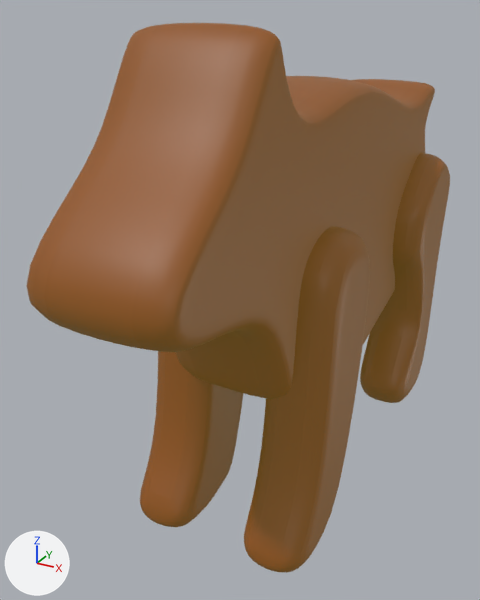
Two versions of the FBX model Assets/Models/cow.fbx, one commit apart.
Before and after are seen from a 50 mm lens placed at (0.326, -0.793, 0.643), pointed at (-0.048, -0.114, 0.304). Arrows for +X, +Y and +Z are at lower left; the lights stay in place. Where no turn or scale is listed for an object, it has been applied to the vertices.

The first picture shows 'CowLegsFront', 'CowLegsRear', 'WoodenToyCow'.
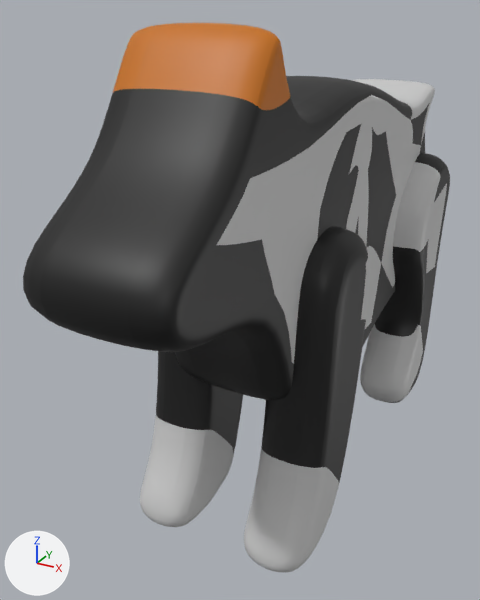
The edits, one by one:
me_plane_022 is used by ob_woodentoycow; location (0.0, 0.0, 0.0).
me_plane_022 had 2234 vertices, 2232 faces and spanned x -0.074..0.076, y -0.447..0.306, z 0.187..0.632.
me_plane_022 now has 3618 vertices, 3616 faces and spans x -0.074..0.076, y -0.451..0.306, z 0.185..0.632.
me_plane_022 part 1: 834 vertices moved from x -0.074..0.076, y -0.447..0.286, z 0.187..0.554 to x -0.074..0.076, y -0.451..0.287, z 0.209..0.555; 345 vertices removed from x -0.074..0.076, y -0.414..0.219, z 0.187..0.516; 1729 vertices added at x -0.074..0.076, y -0.433..0.211, z 0.185..0.548.
me_plane_022 part 2: 1694 kept faces spanning x -0.074..0.076, y -0.451..0.306, z 0.209..0.632 get new texture (UV) coordinates.
me_plane_024 has 1956 vertices, 1952 faces and spans x -0.115..0.115, y -0.279..-0.073, z 0.04..0.425.
me_plane_024 is used by ob_cowlegsfront; location (0.0, 0.0, 0.0).
me_plane_024 part 4: texture (UV) coordinates of 1952 of 1952 faces, centred in x -0.115..0.115, y -0.279..-0.074, z 0.041..0.425, changed; they spanned u 0.0..0.0, v 0.0..0.0 and now span u 0.03..0.28, v 0.87..0.88.
me_plane_023 has 2804 vertices, 2800 faces and spans x -0.117..0.117, y 0.119..0.306, z 0.039..0.441.
me_plane_023 is used by ob_cowlegsrear; location (0.0, 0.0, 0.0).
me_plane_023 part 3: texture (UV) coordinates of 2800 of 2800 faces, centred in x -0.117..0.117, y 0.119..0.305, z 0.039..0.441, changed; they spanned u 0.0..0.0, v 0.0..0.0 and now span u 0.03..0.28, v 0.87..0.88.

What differs and where, as boxes [x1, y1, x2, y2] in the pictures (480 x 600 px):
'WoodenToyCow', reshaped: before [26, 23, 435, 399]; after [23, 23, 435, 400]
part 1 of me_plane_022, built on: before [41, 111, 426, 365]; after [27, 95, 425, 400]
part 2 of me_plane_022, surface changed: [61, 23, 435, 389] in both
part 3 of me_plane_023, surface changed (brown to grey): [360, 153, 450, 403] in both
part 4 of me_plane_024, surface changed (brown to grey): [140, 226, 370, 573] in both
